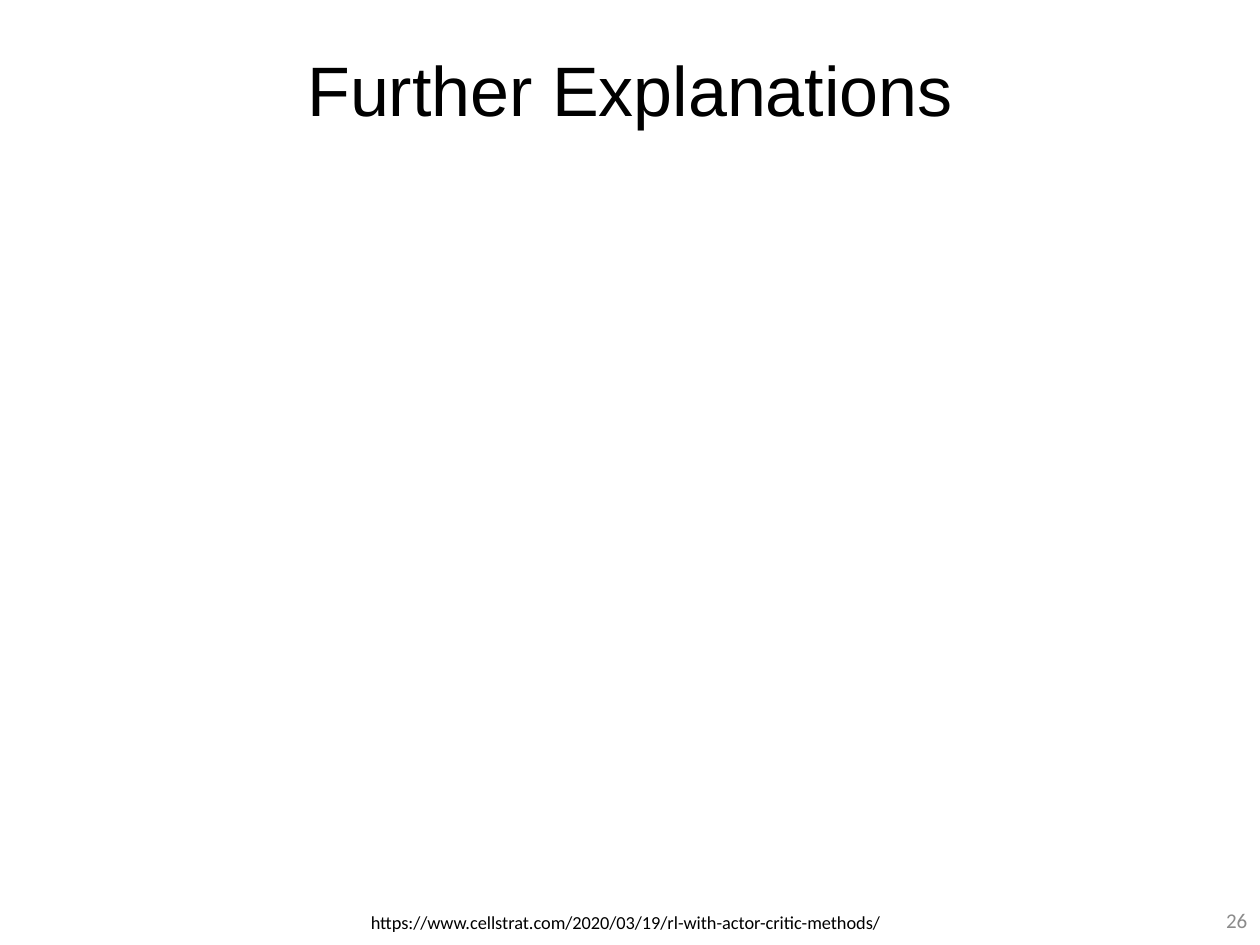
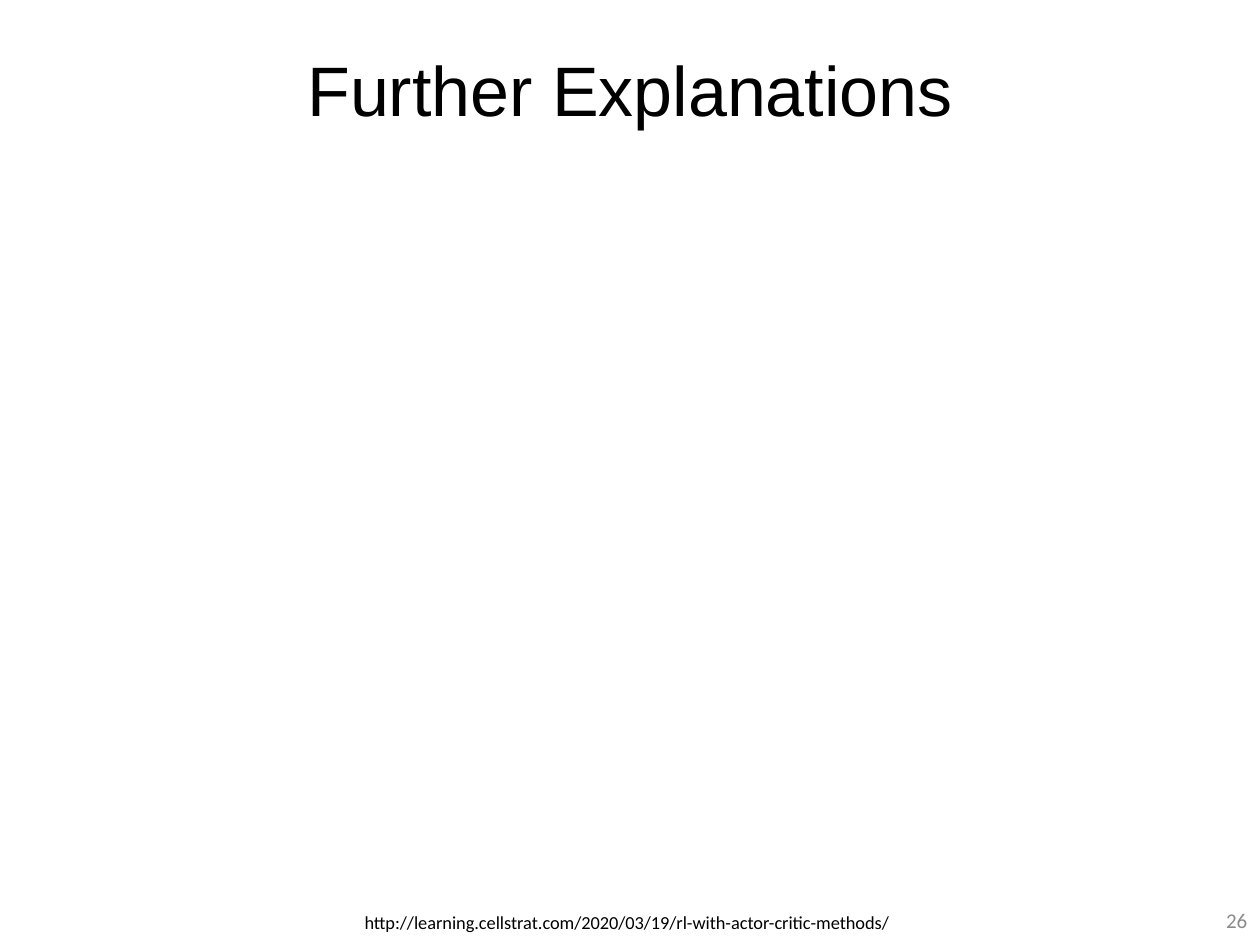
Before and after one commit to guzonghua/saav, a slide deck: slide 26 of PPTs/L7.3 Policy-based RL.pptx. Drawn at 1260x945 pixels with LibreOffice and Linux fonts; fonts in the diff are those of the drawing; grey boxes stand for pictures. Boxes give left, top, right and bottom in pixels: in the first picture for what was removed or moved away, otherwise in the second. Text is boxed around its words. In the diff, an @@ line names an element or a change of style, - is before the commit and + after.

```diff
--- a/PPTs/L7.3 Policy-based RL.pptx
+++ b/PPTs/L7.3 Policy-based RL.pptx
@@ text at bbox=[365, 916, 889, 932]: text changed @@
-https://www.cellstrat.com/2020/03/19/rl-with-actor-critic-methods/
+http://learning.cellstrat.com/2020/03/19/rl-with-actor-critic-methods/
```
Also in this commit, not shown: 3 other files.
